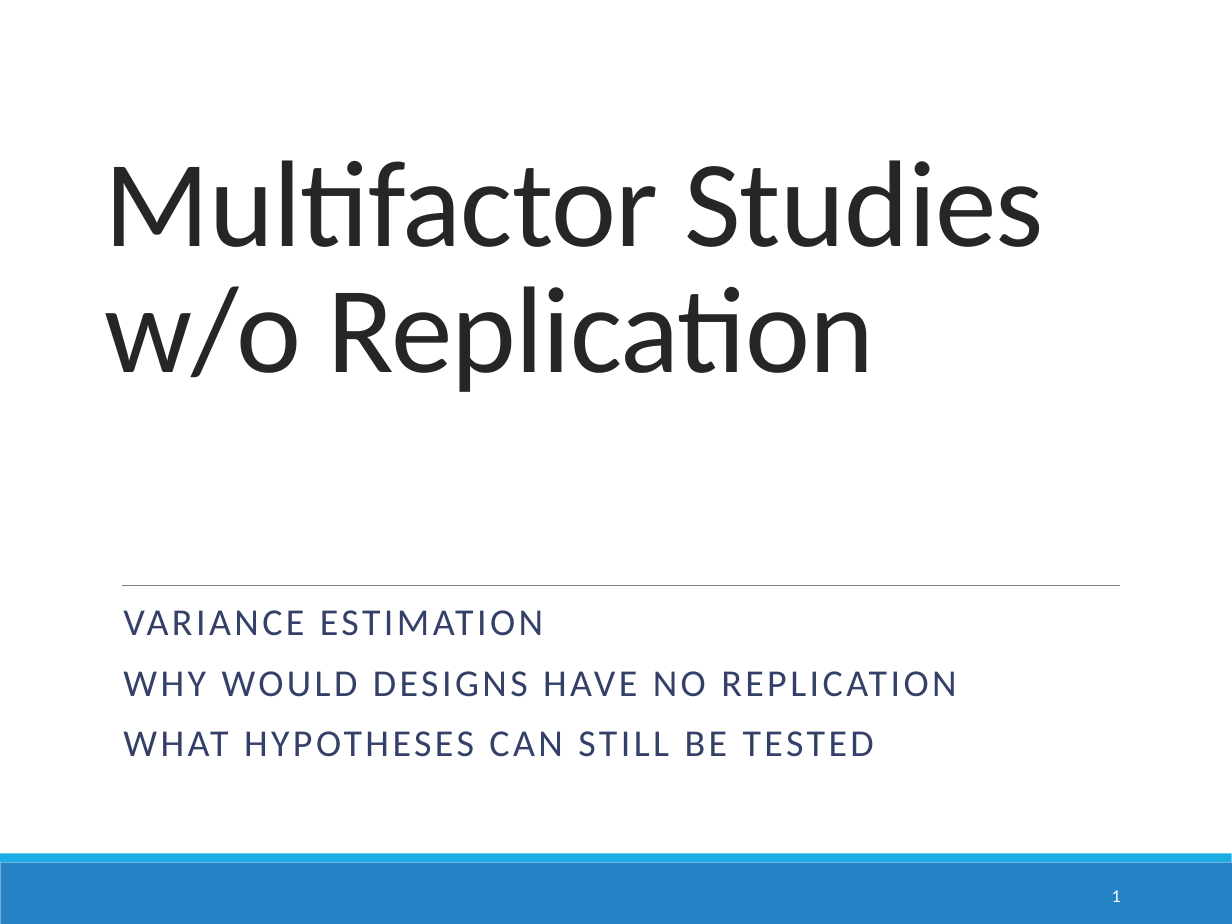
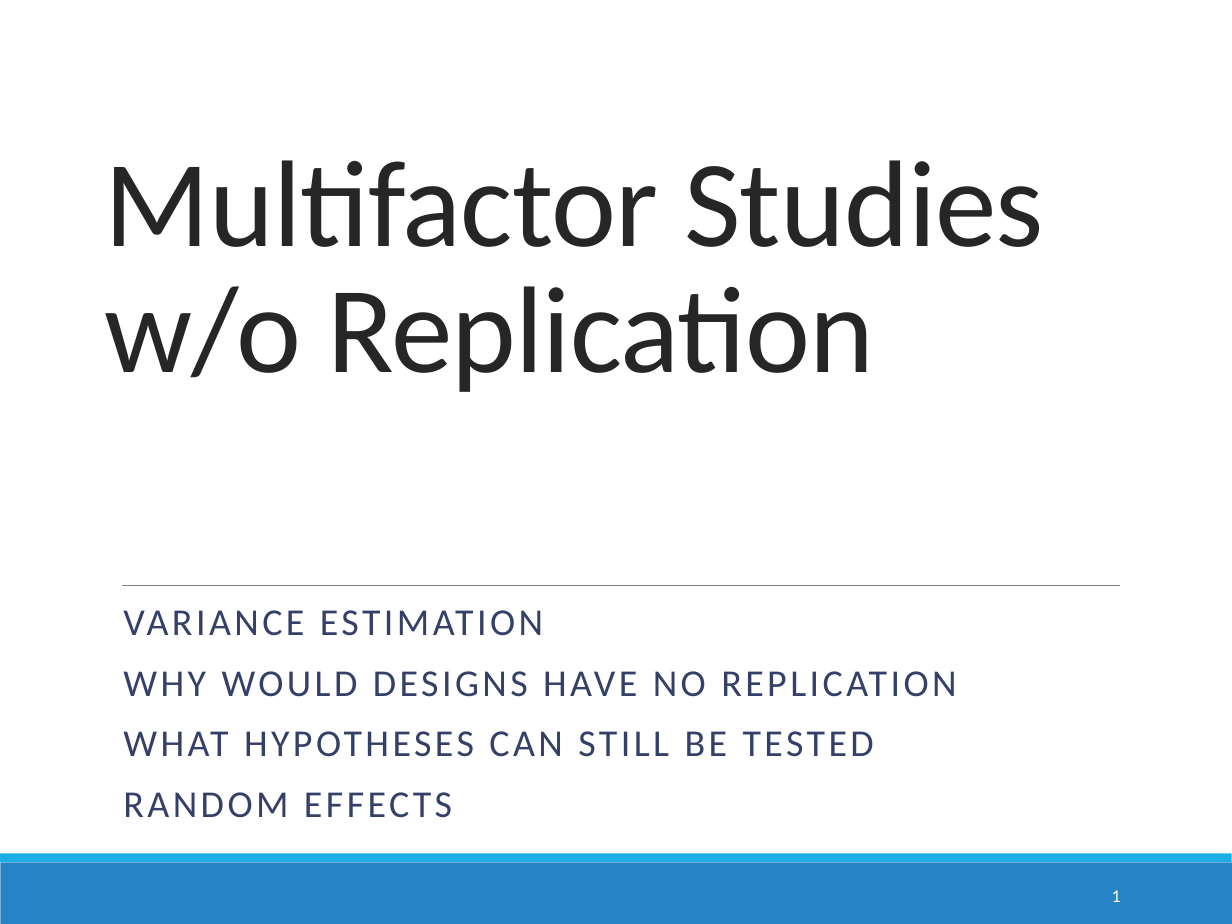
Before and after one commit to STAT6302/lectures, a slide deck: slide 1 of multiWayANOVA/14_multifactorStudiesWithoutReplication.pptx. Drawn at 1232x924 pixels with LibreOffice and Linux fonts; fonts in the diff are those of the drawing. Boxes give left, top, right and bottom in pixels: in the first picture for what was removed or moved away, otherwise in the second. Text is boxed around its words. In the diff, an @@ line names an element or a change of style, - is before the commit and + after.

```diff
--- a/multiWayANOVA/14_multifactorStudiesWithoutReplication.pptx
+++ b/multiWayANOVA/14_multifactorStudiesWithoutReplication.pptx
@@ subtitle at (123,792,452,818): paragraph added @@
+RANDOM EFFECTS
```
Also in this commit, not shown: 6 slides added, 2 other files.
